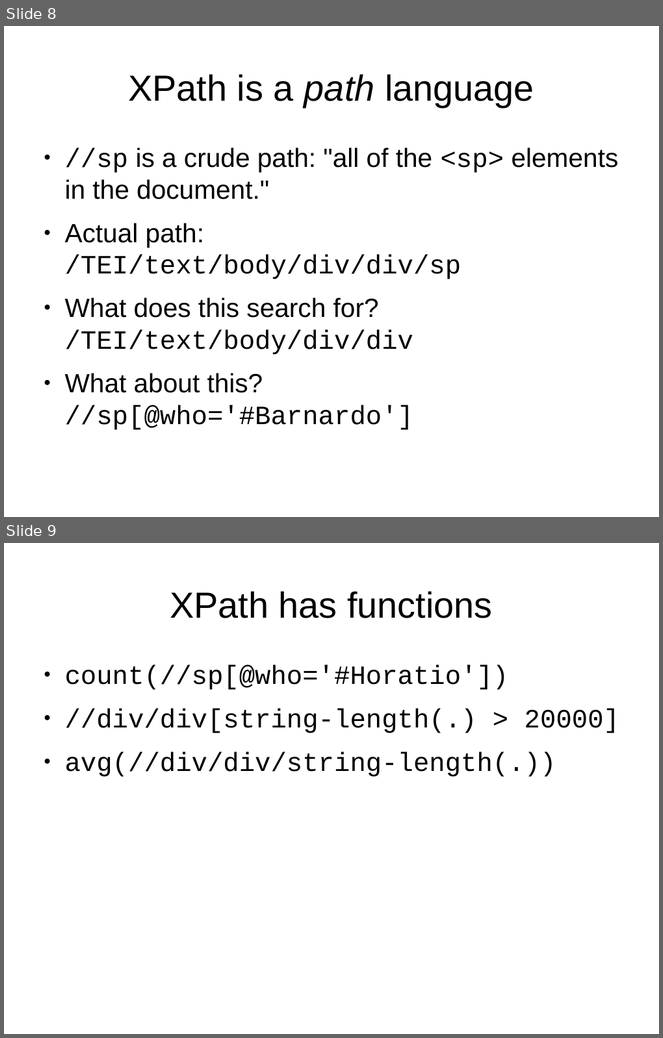
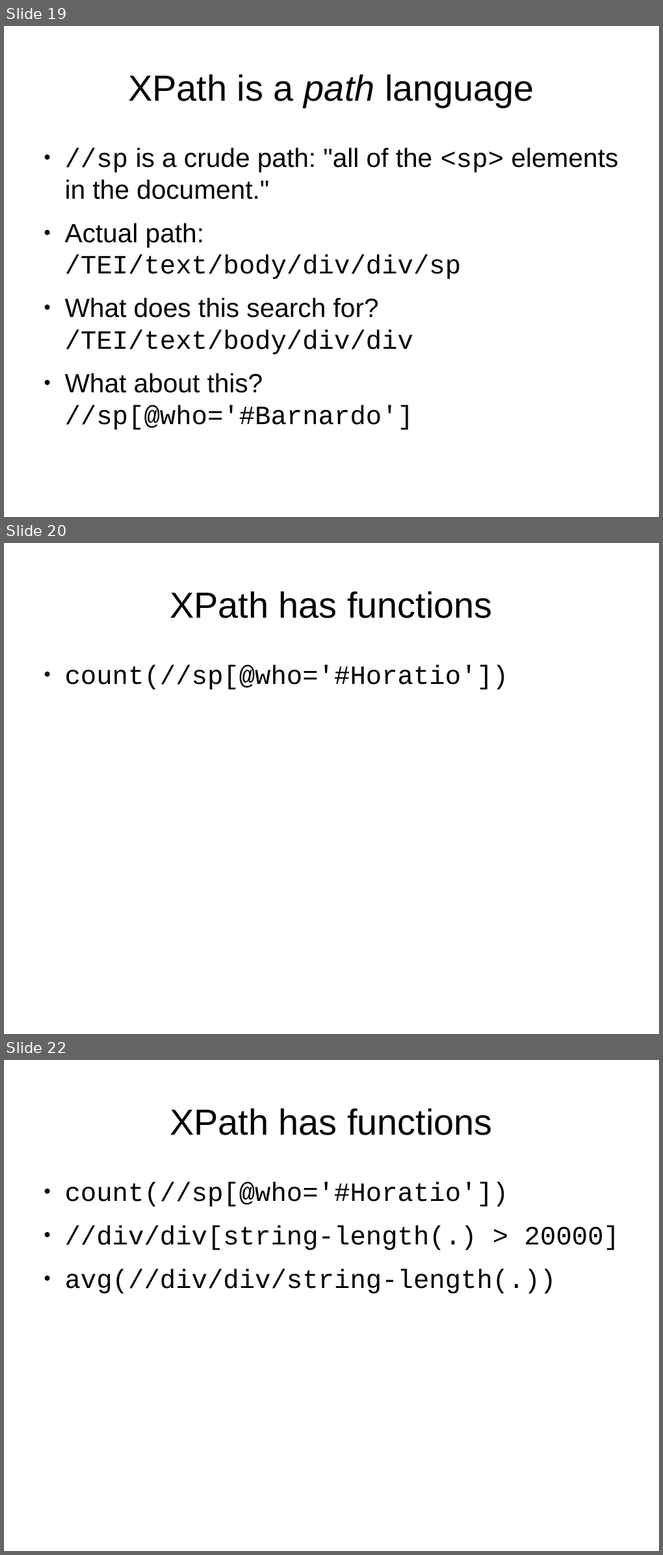
Before and after one commit to martindholmes/XSLT_workshops, a slide deck: intro/presentations/01_xpath_intro.odp. Shown one above the other, each under a label of ours: slides 8 and 9 before the commit, slides 19, 20 and 22 after it; the slides between them are not shown. The pictures are 663x1038 and 663x1555 pixels, drawn with LibreOffice and Linux fonts; fonts in the diff are those of the drawing. Boxes give left, top, right and bottom in pixels: in the first picture for what was removed or moved away, otherwise in the second. Text is boxed around its words. In the diff, an @@ line names an element or a change of style, - is before the commit and + after.

```diff
--- a/intro/presentations/01_xpath_intro.odp
+++ b/intro/presentations/01_xpath_intro.odp
@@ slide 20 added at <box>4,543,659,1034</box>, background #FFFFFF @@
@@ title added at <box>170,591,492,618</box>, 44 pt, text #000000 @@
+XPath has functions
@@ text added at <box>65,665,509,690</box>, 32 pt, text #000000 @@
+● count(//sp[@who='#Horatio'])
@@ what was slide 8 is now slide 19 @@
@@ what was slide 9 is now slide 22 @@
```
Also in this commit, not shown: 1 slide changed, 16 other slides added, 3 other files.
